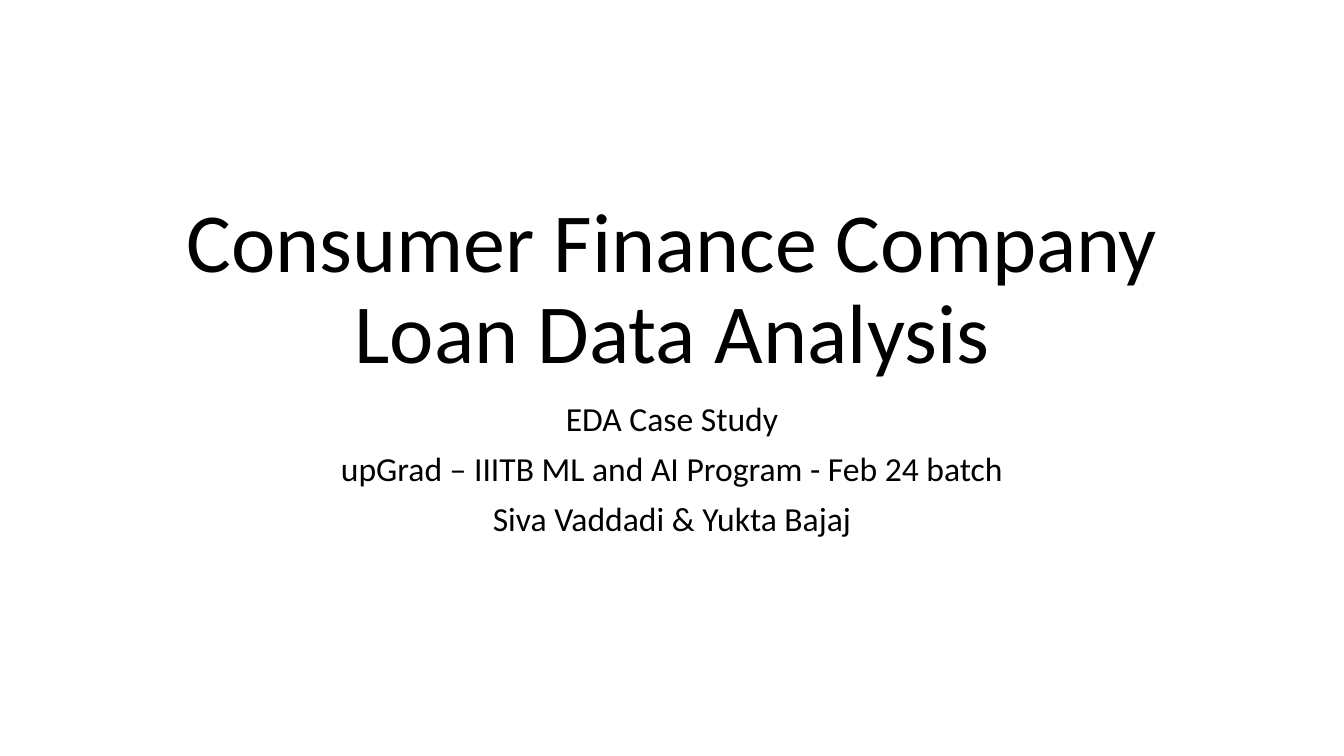
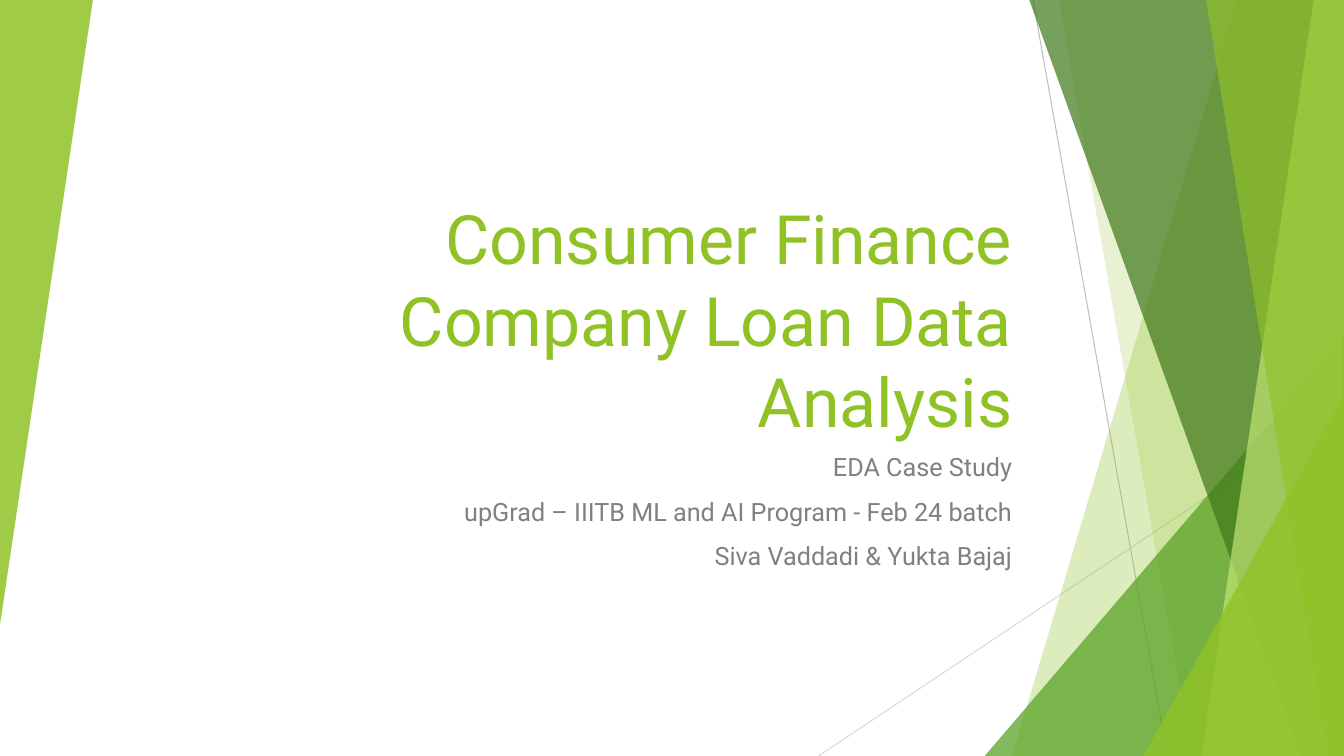
Before and after one commit to sivavaddadi/LendingClubCaseStudy, a slide deck: slide 1 of Lending_Club_Case_Study.pptx. Drawn at 1344x756 pixels with LibreOffice and Linux fonts; fonts in the diff are those of the drawing. Boxes give left, top, right and bottom in pixels: in the first picture for what was removed or moved away, otherwise in the second. Text is boxed around its words. In the diff, an @@ line names an element or a change of style, - is before the commit and + after.

Commit message:
added charts to the analysis report and added a theme

```diff
--- a/Lending_Club_Case_Study.pptx
+++ b/Lending_Club_Case_Study.pptx
@@ group added at <box>0,0,1344,756</box>: 5 freeform shapes, 3 triangles, 2 lines @@
@@ title "Consumer Finance Company Loan Data ...": place and size @@
-title "Consumer Finance Company Loan Data ..." at <box>186,214,1157,377</box>
+title "Consumer Finance Company Loan Data ..." at <box>400,215,1012,442</box>
@@ title "Consumer Finance Company Loan Data ..." at <box>400,215,1012,442</box>: size 60 to 48.6 pt, font Calibri to Roboto, text colour #000000 to #90C226; alignment centre to right; line spacing 0.9 to 1 @@
@@ subtitle "EDA Case Study": place and size @@
-subtitle "EDA Case Study" at <box>341,407,1002,537</box>
+subtitle "EDA Case Study" at <box>464,457,1012,571</box>
@@ subtitle "EDA Case Study" at <box>464,457,1012,571</box>: size 24 to 18 pt, font Calibri to Roboto, text colour #000000 to #808080; alignment centre to right; line spacing 0.9 to 1 @@
```
Also in this commit, not shown: 8 other slides changed, 6 slides added.
